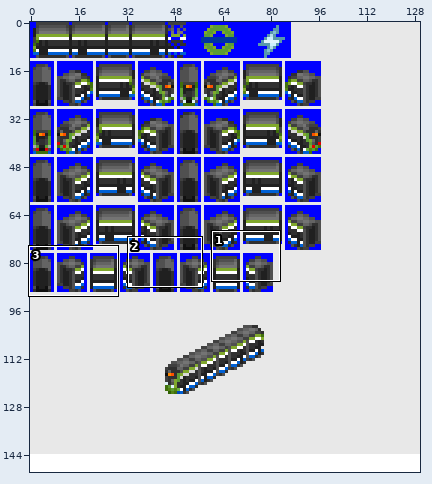
Sprite sheet, stored at gfx/Tram/London_Variobahn.png. The picture above shows the old version from afar; the outline marks the close-up.
Close-up. First the earlier version:
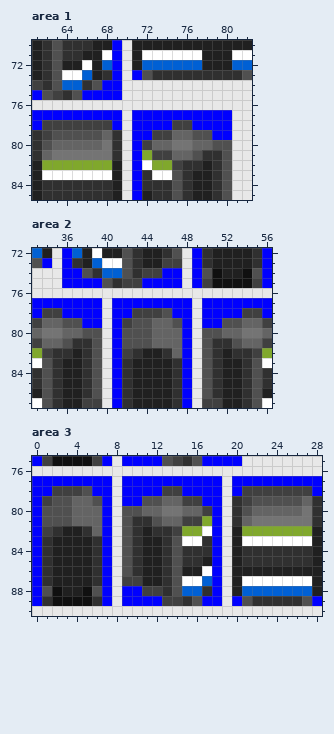
The file is 130x150 pixels. Colours within 5 levels of each other are drawn and written as one. Shown: area 1: x 61..82, y 70..85; area 2: x 33..56, y 72..87; area 3: x 0..28, y 75..90.
After the commit:
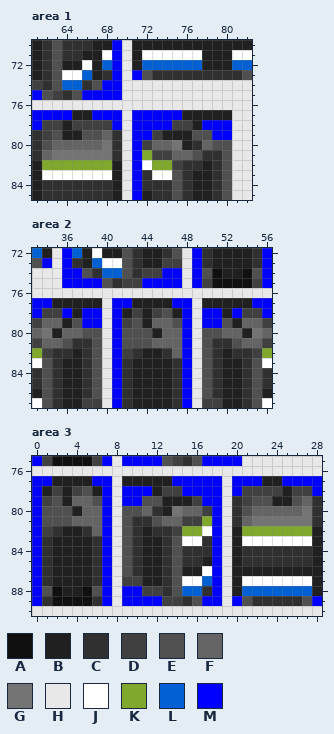
Palette (. is transparent): A #101010  B #202020  C #303030  D #404040  E #505050  F #646464  G #747474  H #e8e8e8  J #ffffff  K #80a82c  L #0060d4  M #0000ff
Edits made:
Changed rows in their new state; - is an unchanged pixel.
Area 1:
first column x 64:
77 -BB---------BBBBB
78 B------------B---
79 BB--------BBB----
80 ------------BC---
Area 2:
first column x 35:
77 BBBBB---BBBB---BBBBB
78 --B----B-B--B----B--
79 -B-------B--------B-
80 B---------B--------B
Area 3:
first column x 1:
77 -BBBB---BBBBB---------BB-
78 B-B--B-----B------------B
79 --B---------BBB--------BB
80 ---B-------CB------------
Changed places in both close-ups, as pixel boxes (x1, y1, x2, y2):
changed: (62, 110, 92, 140)
changed: (162, 110, 232, 150)
changed: (52, 298, 252, 338)
changed: (42, 476, 192, 516)
changed: (262, 476, 292, 506)
